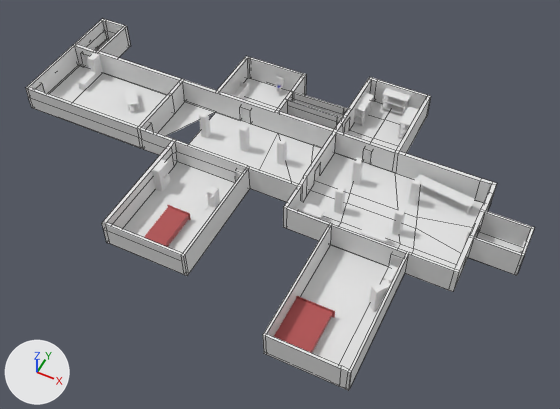
An edit to the FBX model Assets/_ProjectAssets/3DModels/Maps/FirstMap.fbx, drawn before and after from the same camera.
The view is the same before and after, from a camera (50 mm lens) standing at (49.0, -51.1, 55.5) and looking at (26.5, -6.1, -0.8). The lights are fixed; the arrows at lower left show +X, +Y and +Z. Mesh edges are drawn as thin lines on the coarser meshes. Vertices at the same position are counted once.
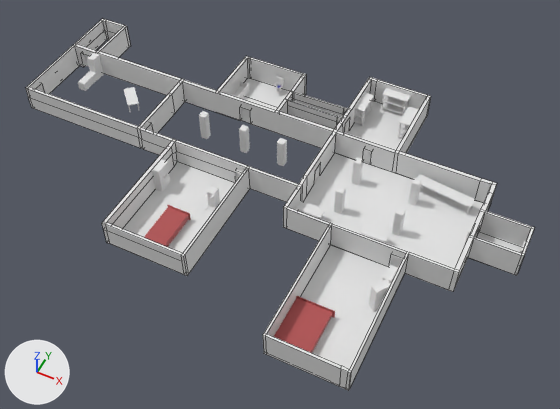
Pixel boxes (x1, y1, x2, y2) of what changed, in the pictures (560 x 409 px):
'Plane', reshaped
    before: (49, 40, 522, 369)
    after: (112, 78, 522, 369)
part 1 of me_plane, cut back
    before: (49, 40, 472, 366)
    after: (242, 102, 472, 366)

What changed in the scene script:
```text
Change me_plane:
    used by ob_plane; location = (3.93, -5.45, 0.0)
    remove me_plane.from_pydata(...)  # 64 vertices, 39 faces; spans x -7.2..45.4, y -16.4..17.1, z 0.0
    add me_plane.from_pydata(...)  # 36 vertices, 9 faces; spans x -7.2..45.4, y -16.4..17.1, z 0.0
    me_plane part 1
    29 vertices are removed from x -3.8..40.8, y -3.6..17.1, z 0.0
    36 faces are deleted
    2 vertices move from x 6.7..18.0, y -0.7..14.4, z 0.0 to x 18.1, y 7.6..14.4, z 0.0
    1 vertex is added at (18.1, 9.8, 0.0)
    6 new faces join them
```
